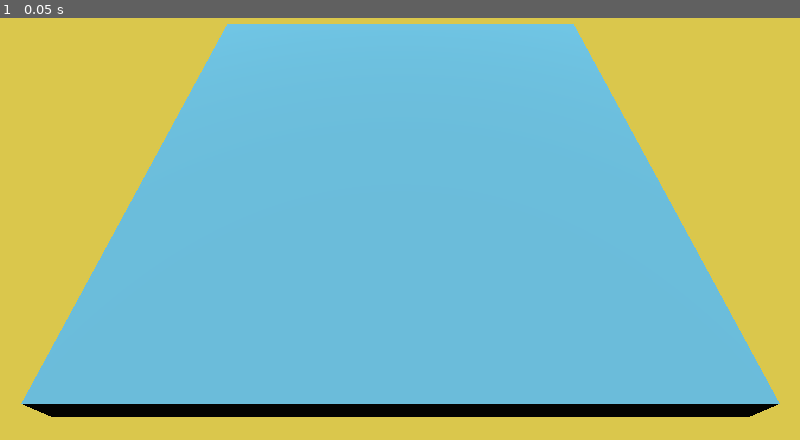
Above: before the commit, frame 1.
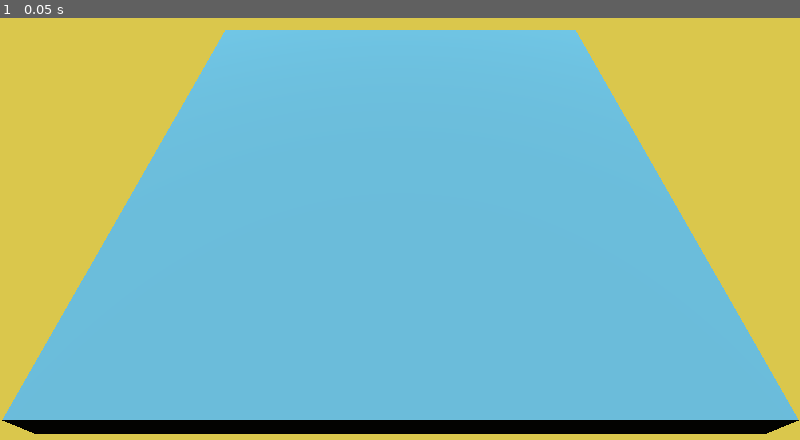
Above: after the commit, the same moment.

Repository: OnyJ/Medusa-old
Game: Godot game, scene res://scenes/Main.tscn
Two runs of this game, one before a commit and one after it. Both use one fixed random seed, a clock stepped at 60 frames per second and the inputs below.
Inputs:
- Up to frame 1 (0.05 s): no input

The runs differ from the first frame. In frame 1, 8.5% of the frame differs, in the area x 0-100%, y 1-99%.

Commit message:
CameraPivot to Main, Player created

Diff:
--- a/scenes/Main.tscn
+++ b/scenes/Main.tscn
@@ -5,3 +5,9 @@
 [node name="Main" type="Node"]
 
 [node name="Map" parent="." instance=ExtResource( 1 )]
+
+[node name="CameraPivot" type="Position3D" parent="."]
+transform = Transform( 1, 0, 0, 0, 0.764438, 0.644698, 0, -0.644698, 0.764438, 0, 0, 0 )
+
+[node name="Camera" type="Camera" parent="CameraPivot"]
+transform = Transform( 1, 0, 0, 0, 0.993429, 0.114452, 0, -0.114452, 0.993429, 0, 1.17699, 26.4278 )
--- a/scenes/Map.tscn
+++ b/scenes/Map.tscn
@@ -29,12 +29,5 @@
 [node name="DirectionalLight" type="DirectionalLight" parent="."]
 transform = Transform( 1, 0, 0, 0, -0.0566755, 0.998393, 0, -0.998393, -0.0566755, 0, 18.5767, 26.2125 )
 
-[node name="CameraPivot" type="Position3D" parent="."]
-transform = Transform( 1, 0, 0, 0, 0.821617, 0.57004, 0, -0.57004, 0.821617, 0, 0, 0 )
-
-[node name="Camera" type="Camera" parent="CameraPivot"]
-transform = Transform( 1, 0, 0, 0, 0.973802, 0.227399, 0, -0.227399, 0.973802, 0, 3.93434, 26.7832 )
-current = true
-
 [node name="WorldEnvironment" type="WorldEnvironment" parent="."]
 environment = SubResource( 4 )
--- /dev/null
+++ b/scenes/Player.tscn
@@ -0,0 +1,21 @@
+[gd_scene load_steps=4 format=2]
+
+[sub_resource type="BoxShape" id=1]
+extents = Vector3( 1, 2.00426, 1 )
+
+[sub_resource type="SpatialMaterial" id=2]
+albedo_color = Color( 0.227451, 0.392157, 0.65098, 1 )
+
+[sub_resource type="CubeMesh" id=3]
+material = SubResource( 2 )
+
+[node name="Player" type="KinematicBody"]
+transform = Transform( 1, 0, 0, 0, 1, 0, 0, 0, 1, 0, 1.99812, 0 )
+
+[node name="CollisionShape" type="CollisionShape" parent="."]
+shape = SubResource( 1 )
+
+[node name="MeshInstance" type="MeshInstance" parent="."]
+transform = Transform( 1, 0, 0, 0, 2, 0, 0, 0, 1, 0, 0, 0 )
+mesh = SubResource( 3 )
+material/0 = null
